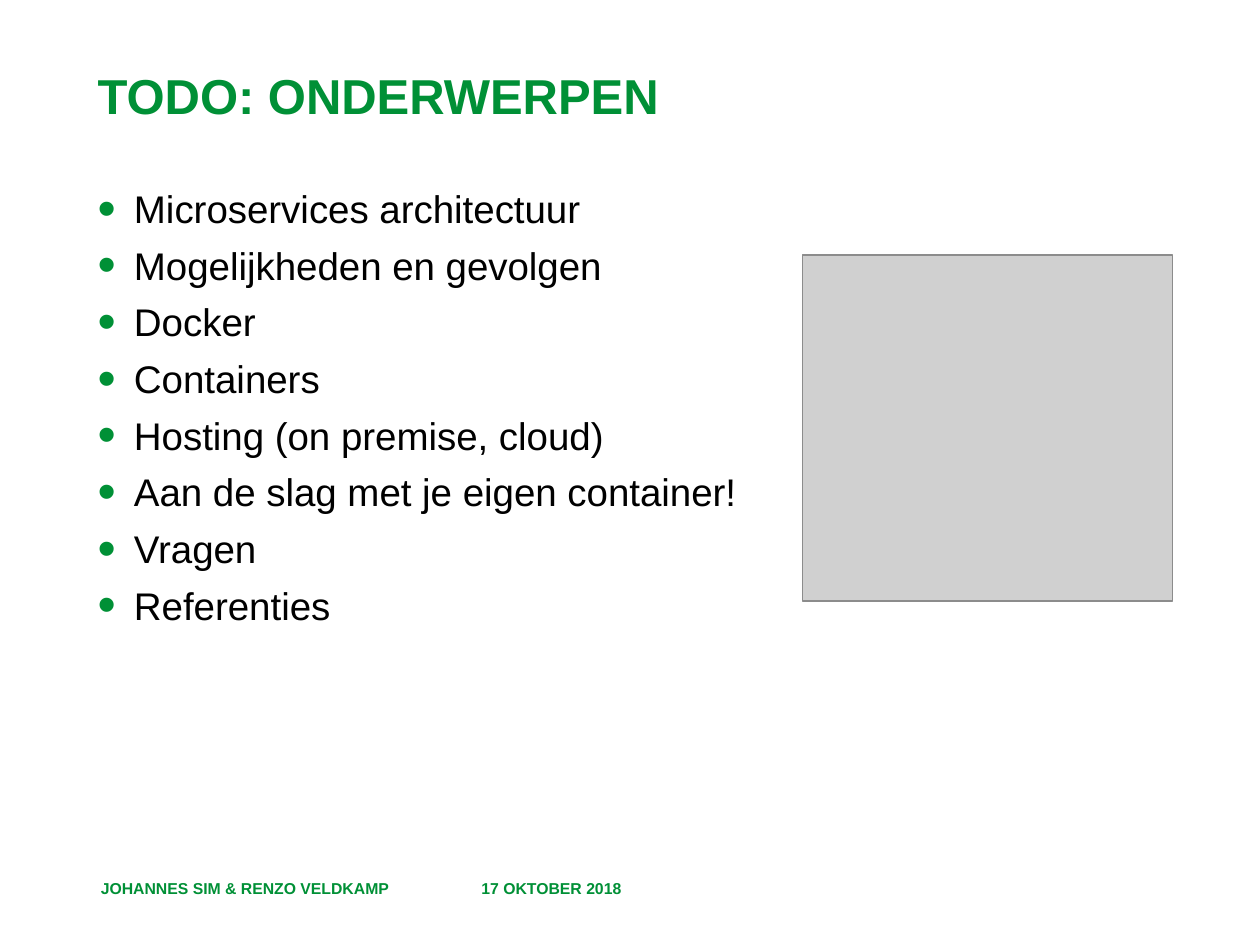
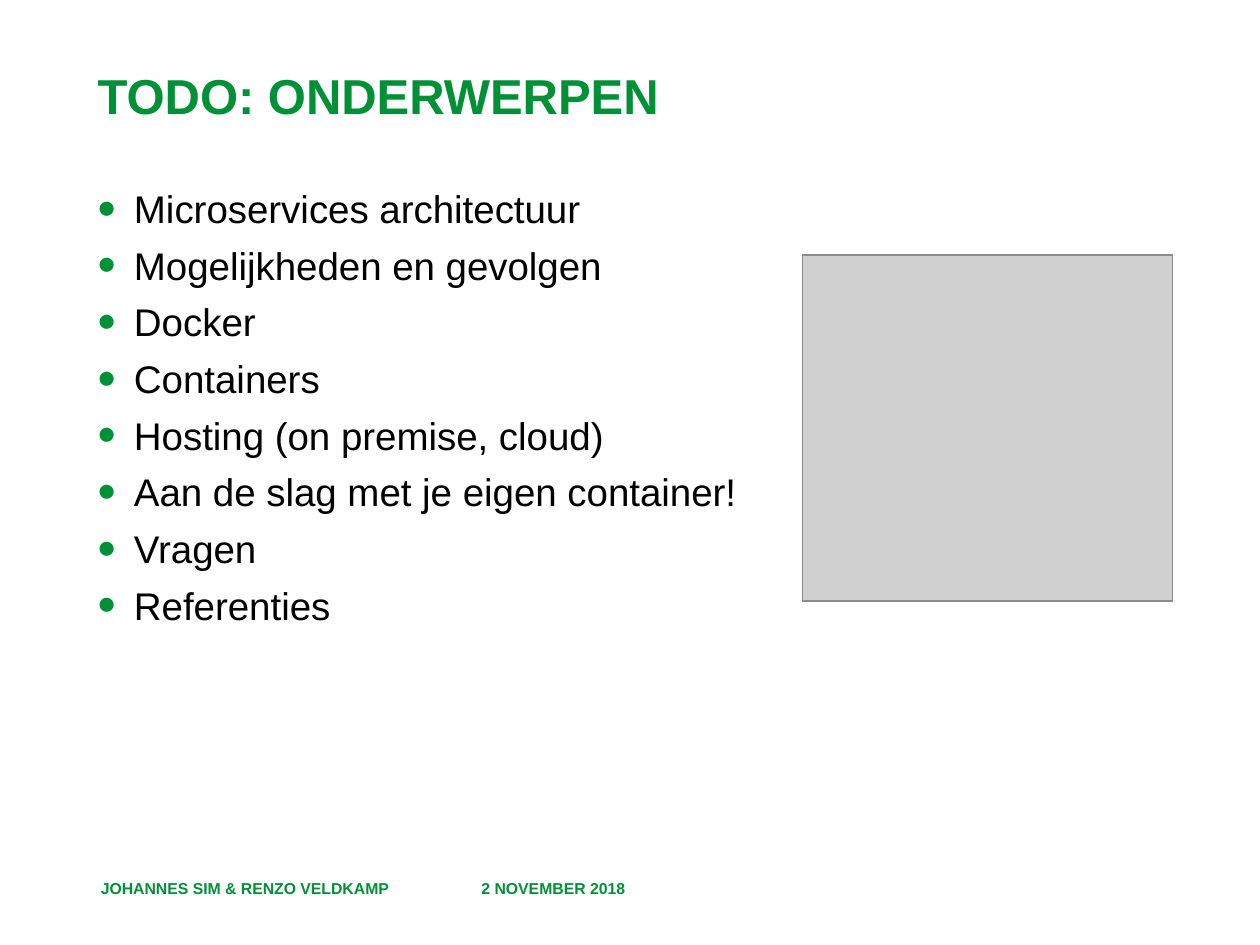
Before and after one commit to RenzoVeldkamp/MicroContainer, a slide deck: slide 6 of Presentatie/Programma en Leerdoelen.pptx. Drawn at 1260x945 pixels with LibreOffice and Linux fonts; fonts in the diff are those of the drawing; grey boxes stand for pictures; background and template pictures are left out. Boxes give left, top, right and bottom in pixels: in the first picture for what was removed or moved away, otherwise in the second. Text is boxed around its words. In the diff, an @@ line names an element or a change of style, - is before the commit and + after.

```diff
--- a/Presentatie/Programma en Leerdoelen.pptx
+++ b/Presentatie/Programma en Leerdoelen.pptx
@@ text at [481,883,625,894]: text changed @@
-17 OKTOBER 2018
+2 NOVEMBER 2018
```
Also in this commit, not shown: 5 other slides changed.
